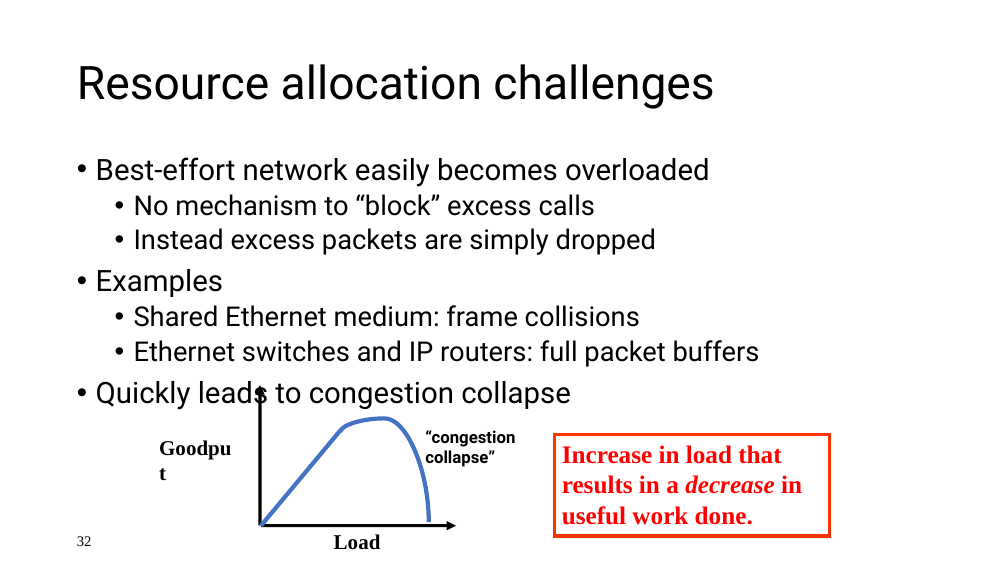
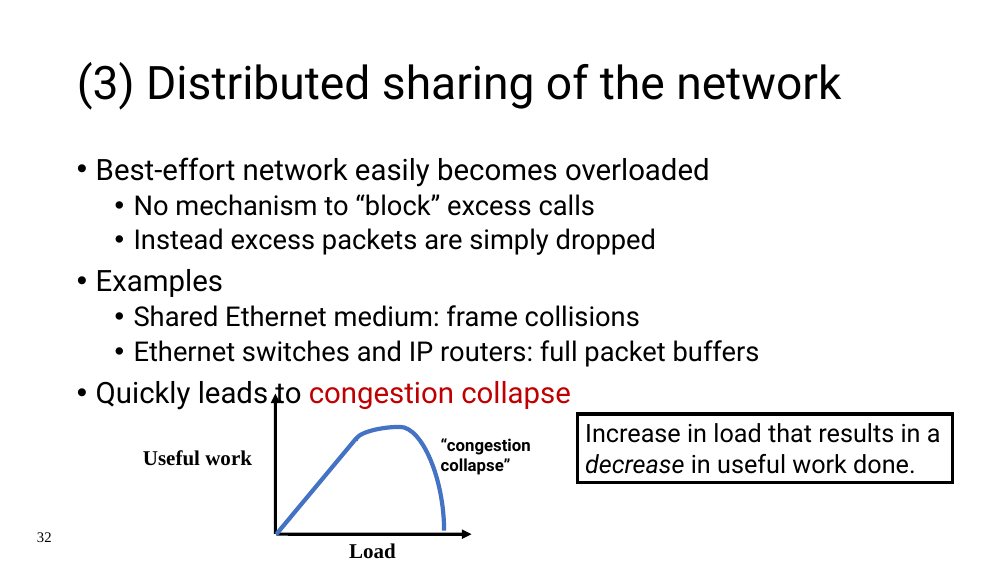
Before and after one commit to ngsrinivas/coursegen, a slide deck: slide 32 of ex/552-F19/lectures/02-architecture.pptx. Drawn at 1008x567 pixels with LibreOffice and Linux fonts; fonts in the diff are those of the drawing. Boxes give left, top, right and bottom in pixels: in the first picture for what was removed or moved away, otherwise in the second. Text is boxed around its words. In the diff, an @@ line names an element or a change of style, - is before the commit and + after.

```diff
--- a/ex/552-F19/lectures/02-architecture.pptx
+++ b/ex/552-F19/lectures/02-architecture.pptx
@@ title at <box>77,62,841,110</box>: text changed @@
-Resource allocation challenges
+(3) Distributed sharing of the network
@@ text at <box>96,381,571,411</box>: text colour #000000 to #C00000 in "congestion collapse" @@
@@ rectangle "Increase in load that results ...": place and size @@
-rectangle "Increase in load that results ..." at <box>554,435,830,536</box>
+rectangle "Increase in load that results ..." at <box>578,414,953,483</box>
@@ rectangle "Increase in load that results ..." at <box>578,414,953,483</box>: font Times New Roman to Roboto, text colour #FF0000 to #000000, bold off; outline #FF3300 3 pt to #000000 3 pt @@
@@ 2 texts, 2 arrows, 1 curved line, 1 line: place and size @@
-2 texts, 2 arrows, 1 curved line, 1 line at <box>260,385,515,550</box>
+2 texts, 2 arrows, 1 curved line, 1 line at <box>275,394,531,559</box>
@@ text at <box>143,450,252,466</box>: text changed @@
-Goodput
+Useful work
@@ page number: place and size @@
-page number at <box>77,536,92,546</box>
+page number at <box>37,532,52,542</box>
```
Also in this commit, not shown: 16 other slides changed, 9 slides added, 18 slides removed, 4 other files.
